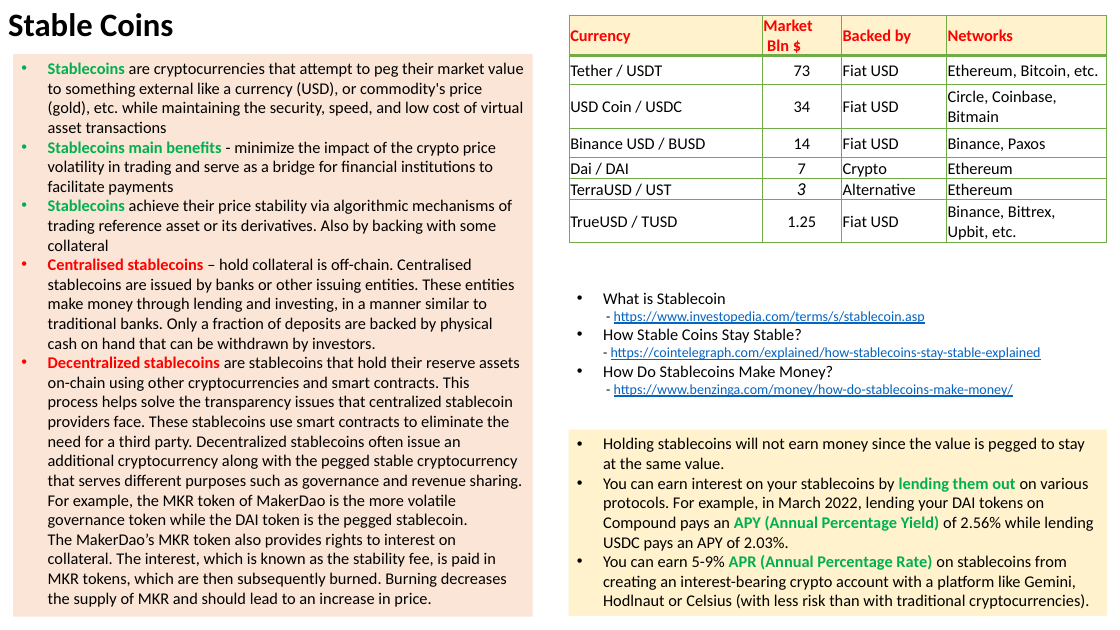
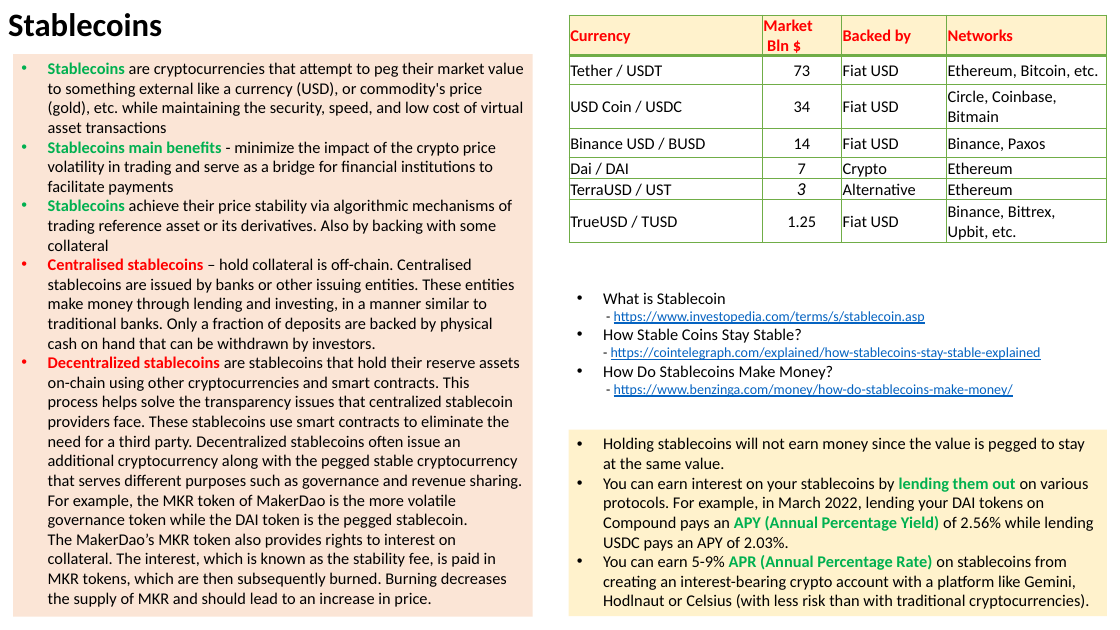
Before and after one commit to lselector/crypto, a slide deck: slide 1 of crypto_04_stable_coins.pptx. Drawn at 1120x630 pixels with LibreOffice and Linux fonts; fonts in the diff are those of the drawing. Boxes give left, top, right and bottom in pixels: in the first picture for what was removed or moved away, otherwise in the second. Text is boxed around its words. In the diff, an @@ line names an element or a change of style, - is before the commit and + after.

```diff
--- a/crypto_04_stable_coins.pptx
+++ b/crypto_04_stable_coins.pptx
@@ text at [8, 13, 162, 37]: text changed @@
-Stable Coins
+Stablecoins
```
Also in this commit, not shown: 3 other slides changed, 1 slide added.
